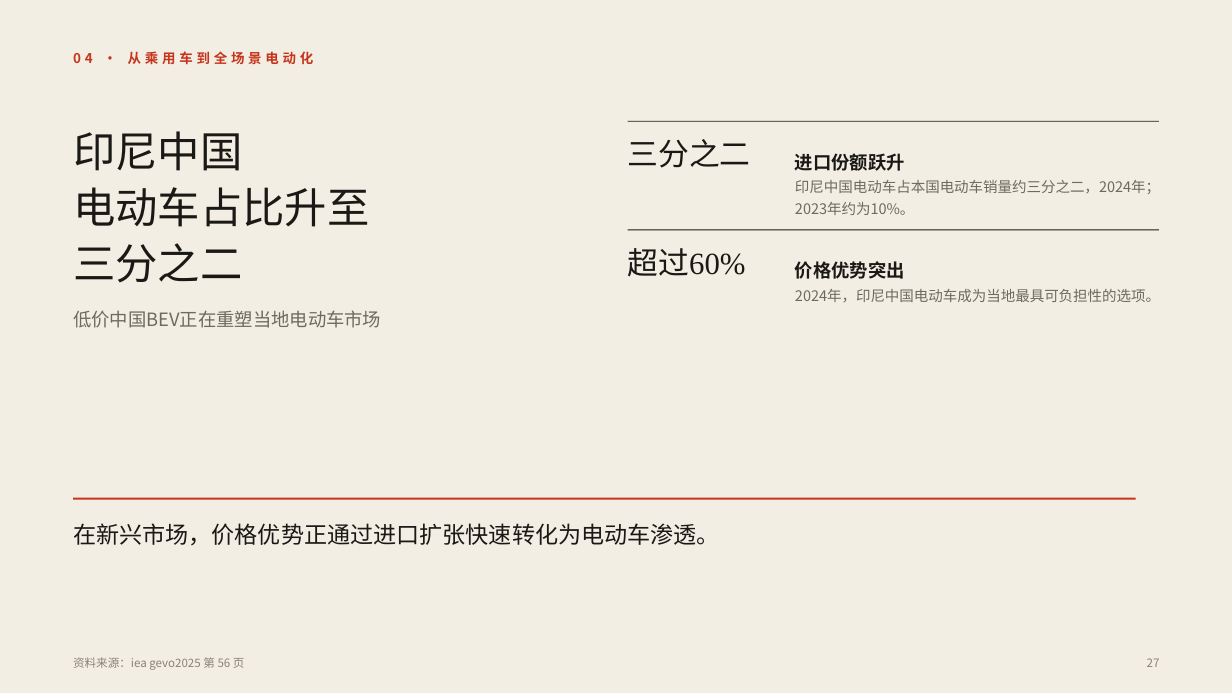
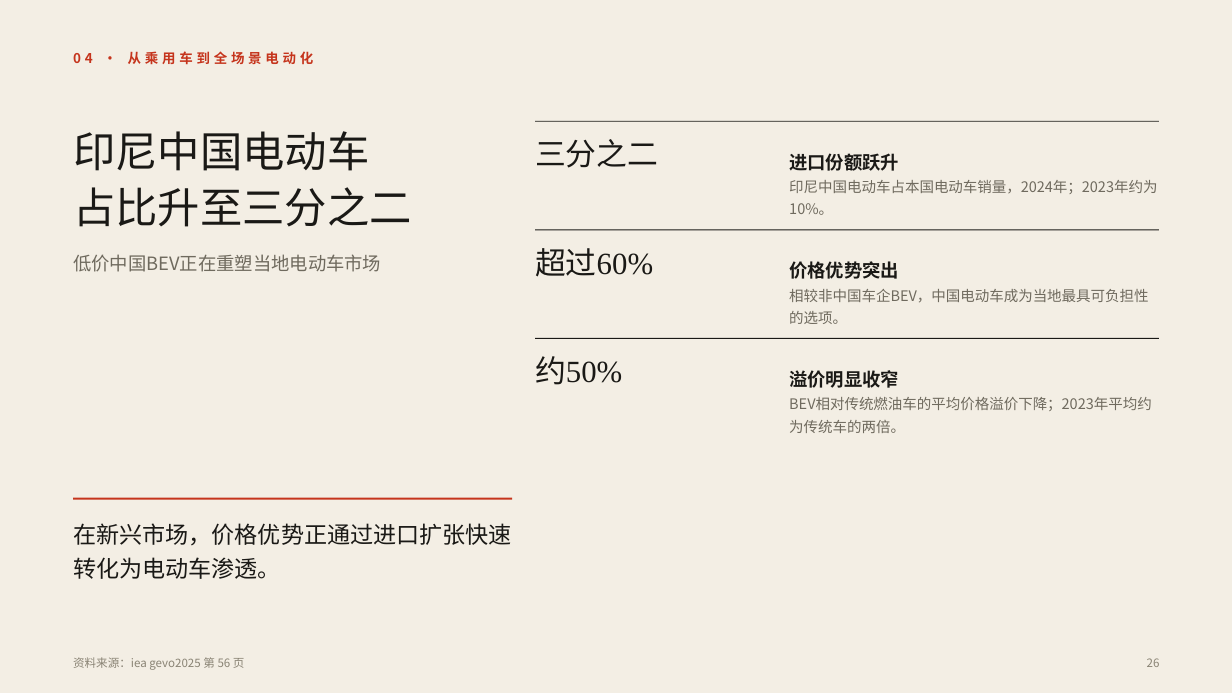
Before and after one commit to Liyilin66/ppt-agent, a slide deck: slide 26 of eval/results/scale-iea-50.pptx (slide 27 before the commit). Drawn at 1232x693 pixels with LibreOffice and Linux fonts; fonts in the diff are those of the drawing. Boxes give left, top, right and bottom in pixels: in the first picture for what was removed or moved away, otherwise in the second. Text is boxed around its words. In the diff, an @@ line names an element or a change of style, - is before the commit and + after.

```diff
--- a/eval/results/scale-iea-50.pptx
+++ b/eval/results/scale-iea-50.pptx
@@ text at box(73, 131, 412, 227): spaces changed @@
-印尼中国
-电动车占比升至
-三分之二
+印尼中国电动车
+占比升至三分之二
@@ text "三分之二": place and size @@
-text "三分之二" at box(628, 139, 751, 168)
+text "三分之二" at box(535, 139, 658, 168)
@@ rectangle: place and size @@
-rectangle at box(628, 121, 1159, 122)
+rectangle at box(535, 121, 1159, 122)
@@ text "进口份额跃升": place and size @@
-text "进口份额跃升" at box(795, 153, 905, 171)
+text "进口份额跃升" at box(789, 153, 899, 171)
@@ text at box(789, 180, 1157, 215): text changed @@
-印尼中国电动车占本国电动车销量约三分之二，2024年；2023年约为10%。
+印尼中国电动车占本国电动车销量，2024年；2023年约为10%。
@@ rectangle: place and size @@
-rectangle at box(628, 229, 1159, 230)
+rectangle at box(535, 229, 1159, 230)
@@ text "低价中国BEV正在重塑当地电动车市场": place and size @@
-text "低价中国BEV正在重塑当地电动车市场" at box(73, 310, 381, 328)
+text "低价中国BEV正在重塑当地电动车市场" at box(73, 254, 381, 272)
@@ text "超过60%": place and size @@
-text "超过60%" at box(628, 248, 746, 277)
+text "超过60%" at box(535, 248, 653, 277)
@@ text "价格优势突出": place and size @@
-text "价格优势突出" at box(795, 261, 905, 279)
+text "价格优势突出" at box(789, 261, 899, 279)
@@ text "相较非中国车企BEV，中国电动车成为当地最具可负担性的选项。" at box(789, 289, 1148, 324): vertical alignment middle to top @@
@@ text at box(789, 289, 1148, 324): text changed @@
-2024年，印尼中国电动车成为当地最具可负担性的选项。
+相较非中国车企BEV，中国电动车成为当地最具可负担性的选项。
@@ rectangle added at box(535, 338, 1159, 339), fill #1A1916 @@
@@ text added at box(535, 356, 622, 385), 24 pt, text #1A1916 @@
+约50%
@@ text added at box(789, 370, 899, 388), 14.2 pt, text #1A1916, bold @@
+溢价明显收窄
@@ text added at box(789, 397, 1152, 433), 11.2 pt, text #6F6A5E @@
+BEV相对传统燃油车的平均价格溢价下降；2023年平均约为传统车的两倍。
@@ rectangle: place and size @@
-rectangle at box(73, 498, 1136, 500)
+rectangle at box(73, 498, 512, 500)
@@ text "在新兴市场，价格优势正通过进口扩张快速转化为电动车渗透。" at box(73, 523, 512, 579): vertical alignment middle to top @@
@@ text at box(1147, 658, 1160, 667): text changed @@
-27
+26
```
Also in this commit, not shown: 24 other slides changed, 2 slides removed, 5 other files.
